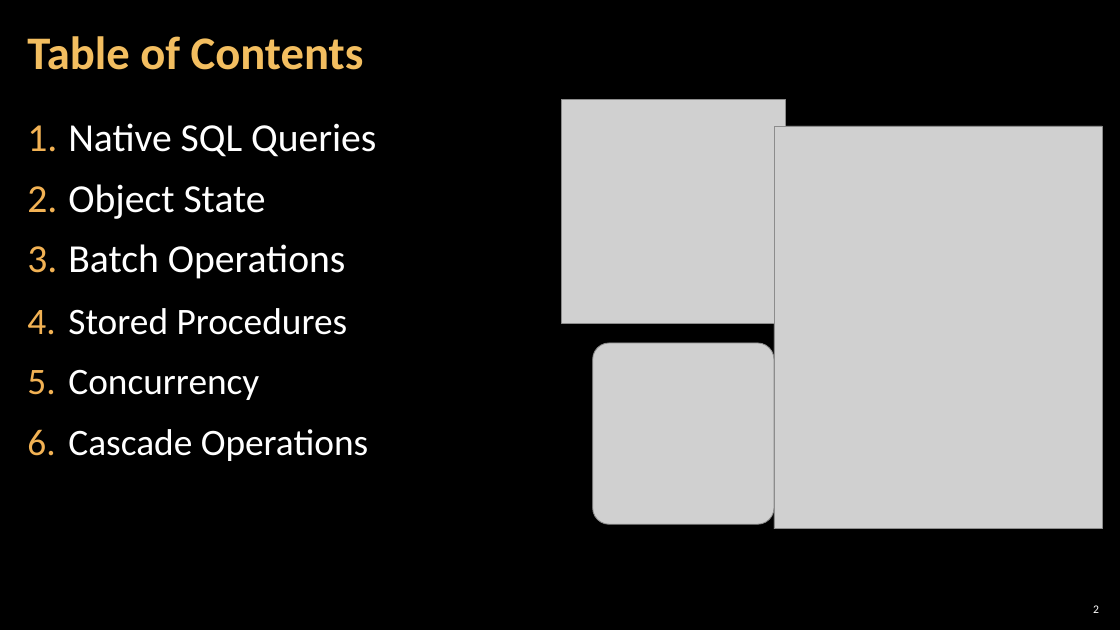
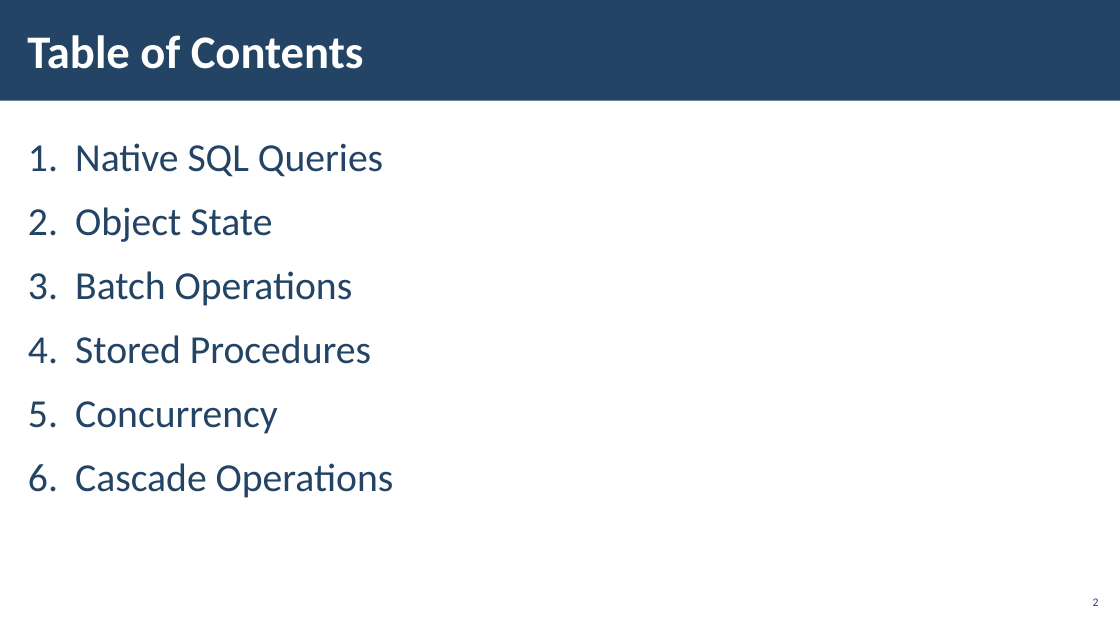
Before and after one commit to pirocorp/Databases-Advanced---Entity-Framework, a slide deck: slide 2 of 07. Advanced Querying/07. DB-Advanced-EF-Core-Advanced-Querying.pptx. Drawn at 1120x630 pixels with LibreOffice and Linux fonts; fonts in the diff are those of the drawing; grey boxes stand for pictures; background and template pictures are left out. Boxes give left, top, right and bottom in pixels: in the first picture for what was removed or moved away, otherwise in the second. Text is boxed around its words. In the diff, an @@ line names an element or a change of style, - is before the commit and + after.

```diff
--- a/07. Advanced Querying/07. DB-Advanced-EF-Core-Advanced-Querying.pptx
+++ b/07. Advanced Querying/07. DB-Advanced-EF-Core-Advanced-Querying.pptx
@@ rectangle added at <box>0,0,1120,101</box>, fill #234465 @@
@@ title "Table of Contents" at <box>27,35,364,69</box>: text colour #F3BE60 to #FFFFFF; line spacing 0.9 to 1 @@
@@ picture removed at <box>561,99,786,323</box> @@
@@ text "Native SQL Queries": place and size @@
-text "Native SQL Queries" at <box>68,123,376,461</box>
+text "Native SQL Queries" at <box>75,143,394,498</box>
@@ text "Native SQL Queries" at <box>75,143,394,498</box>: text colour #FFFFFF to #234465; size 32 to 34 pt in "Stored Procedures", "Concurrency", "Cascade Operations"; indent changed; line spacing 40pt to 1.05 @@
@@ picture removed at <box>774,126,1102,529</box> @@
@@ picture removed at <box>592,343,774,524</box> @@
@@ page number: place and size @@
-page number at <box>1093,605,1099,613</box>
+page number at <box>1093,598,1099,606</box>
@@ page number at <box>1093,598,1099,606</box>: text colour #FFFFFF to #234465 @@
```
Also in this commit, not shown: 31 other slides changed, 5 slides added, 4 slides removed.
